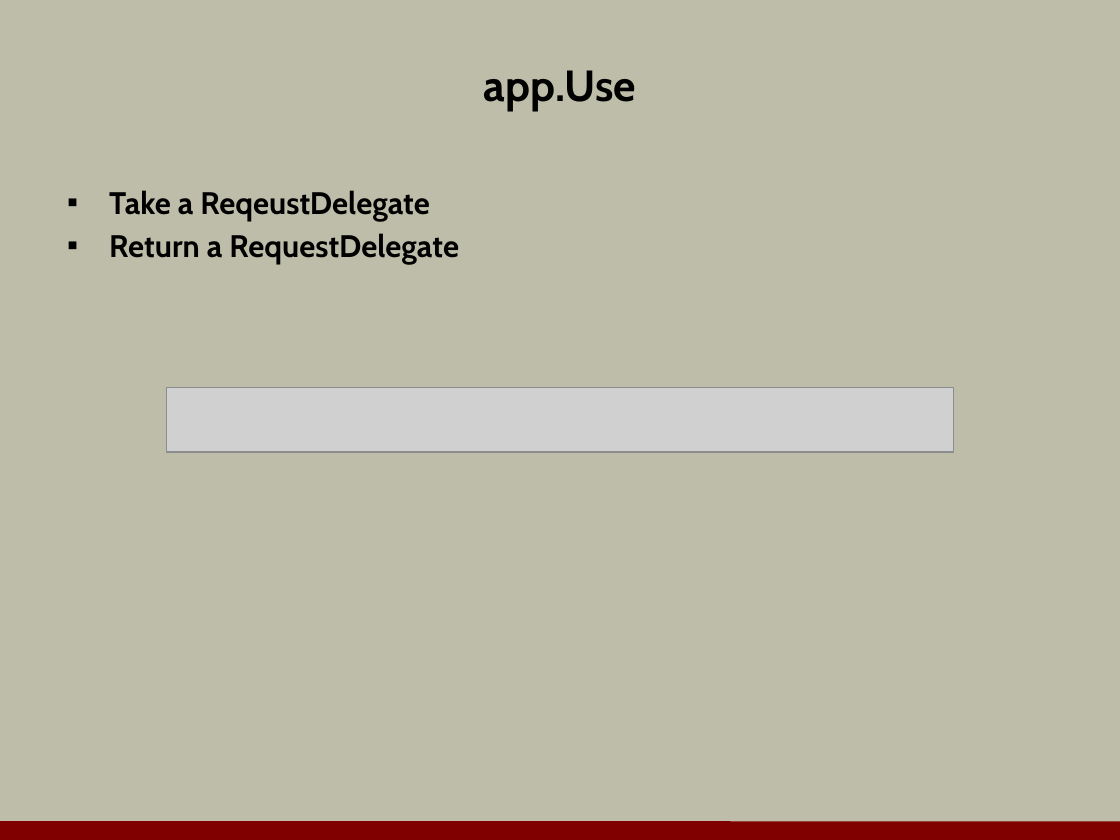
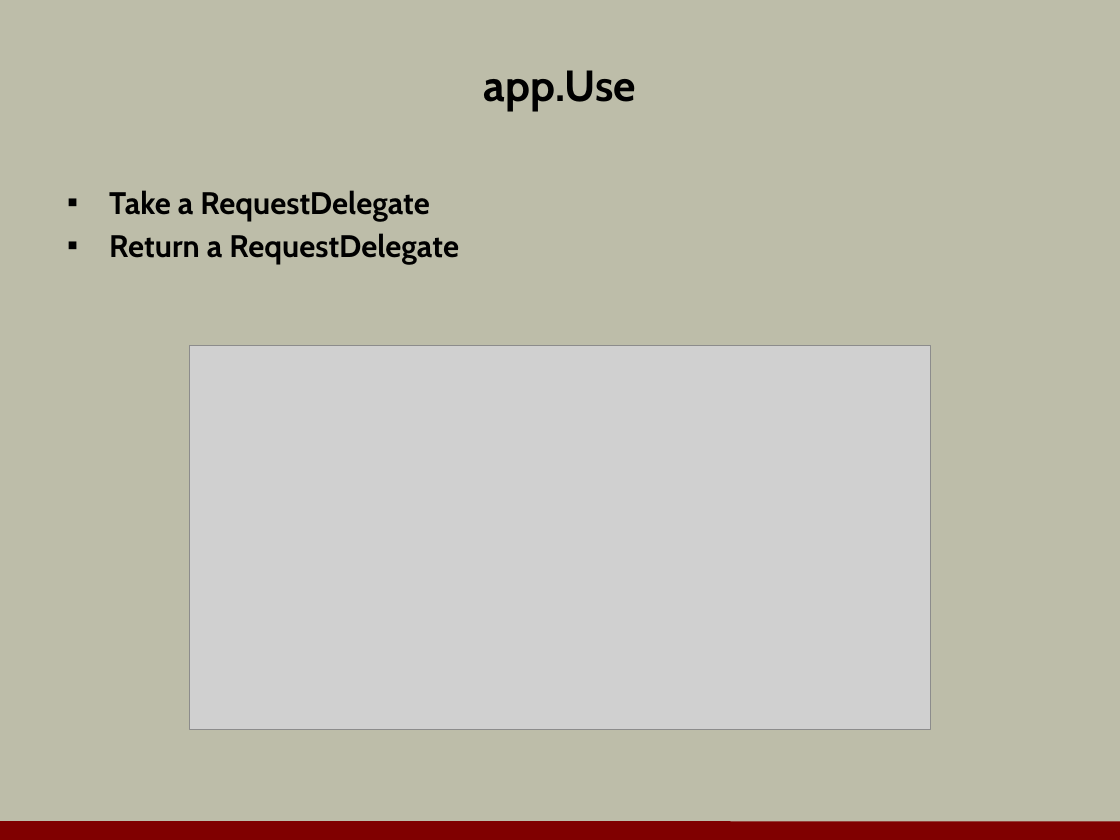
Before and after one commit to OdeToCode/classes, a slide deck: slide 15 of aspnet5/slides/a1_middleware.pptx (slide 12 before the commit). Drawn at 1120x840 pixels with LibreOffice and Linux fonts; fonts in the diff are those of the drawing; grey boxes stand for pictures; background and template pictures are left out. Boxes give left, top, right and bottom in pixels: in the first picture for what was removed or moved away, otherwise in the second. Text is boxed around its words. In the diff, an @@ line names an element or a change of style, - is before the commit and + after.

```diff
--- a/aspnet5/slides/a1_middleware.pptx
+++ b/aspnet5/slides/a1_middleware.pptx
@@ text at (109,190,430,221): text changed @@
-▪ Take a ReqeustDelegate
+▪ Take a RequestDelegate
@@ picture added at (189,345,930,729) @@
@@ picture removed at (167,388,953,451) @@
```
Also in this commit, not shown: 6 other slides changed, 23 slides added, 11 slides removed.
